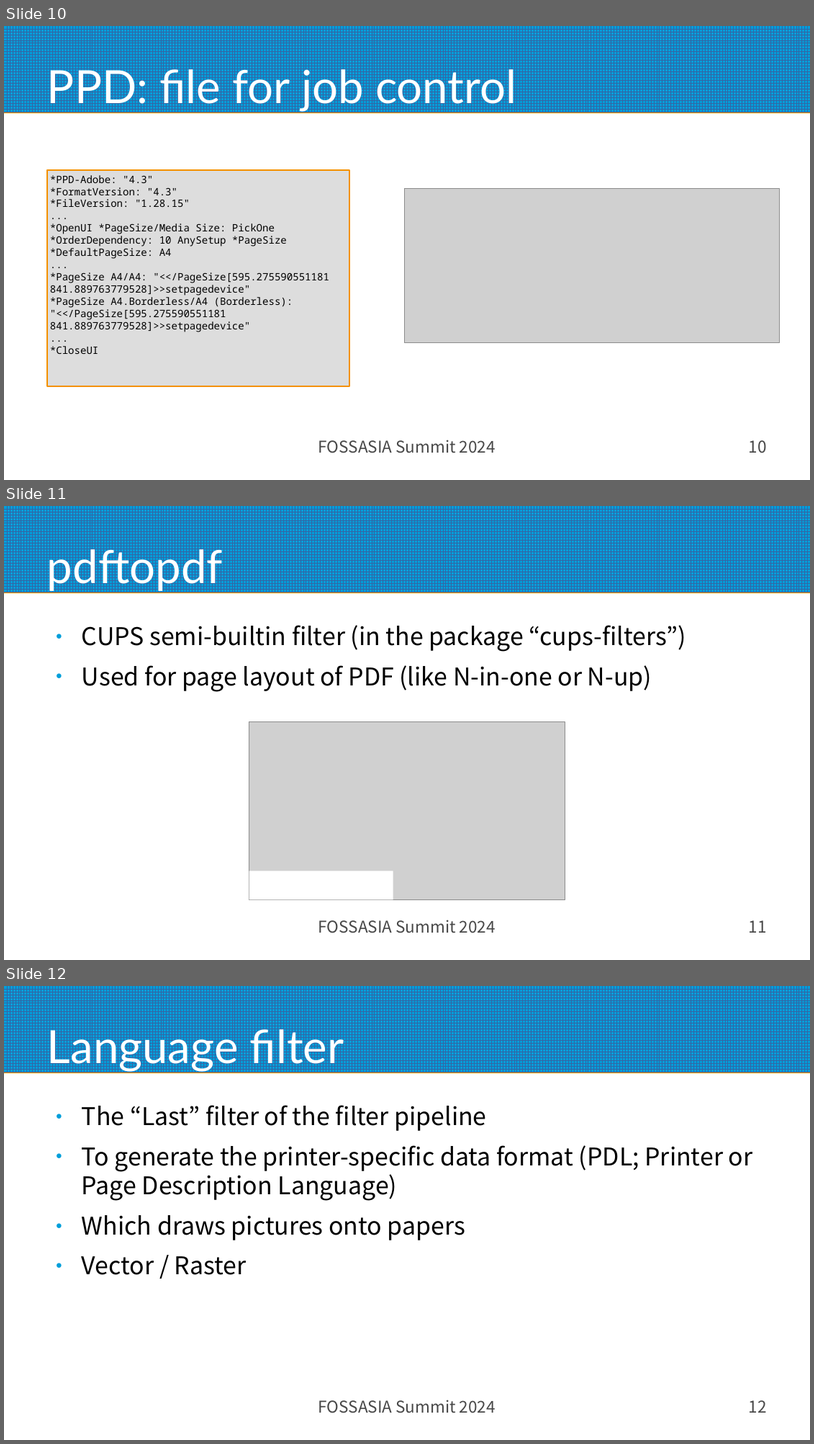
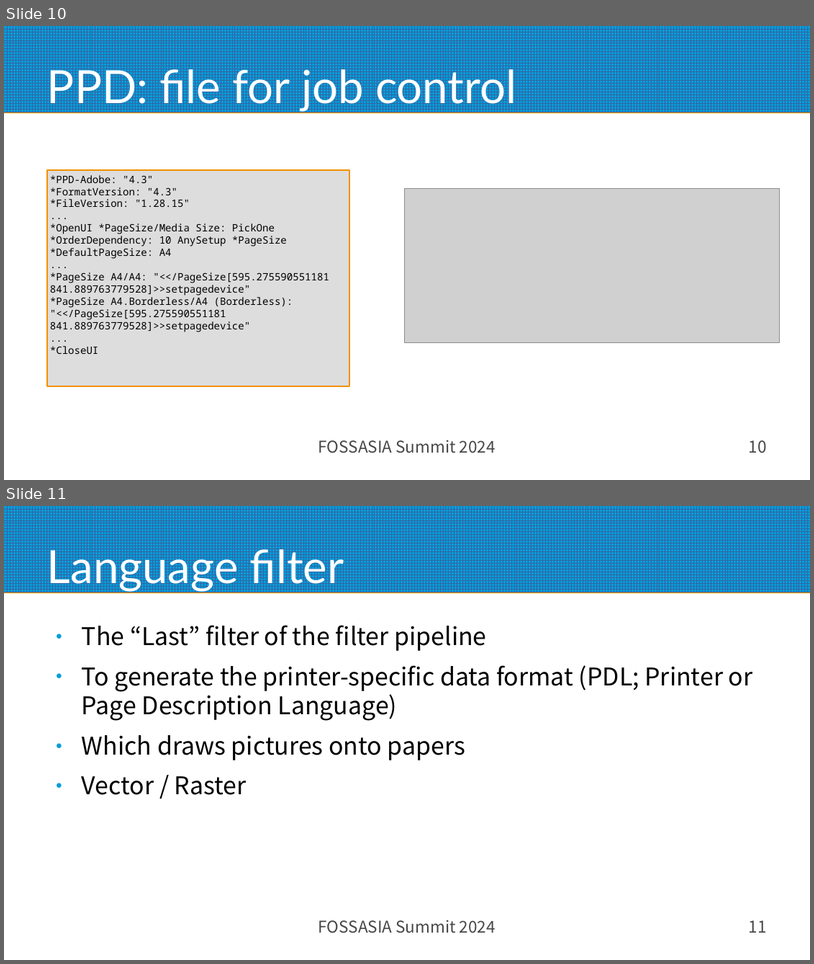
Before and after one commit to naruoga/presentations, a slide deck: FOSSASIA2024_Desktop_Printing.odp. Shown one above the other, each under a label of ours: slides 10, 11 and 12 before the commit, slides 10 and 11 after it. The pictures are 814x1444 and 814x964 pixels, drawn with LibreOffice and Linux fonts; fonts in the diff are those of the drawing; grey boxes stand for pictures. Boxes give left, top, right and bottom in pixels: in the first picture for what was removed or moved away, otherwise in the second. Text is boxed around its words. In the diff, an @@ line names an element or a change of style, - is before the commit and + after.

Commit message:
FOSSASIA2024_Desktop_Printing.odp: finalized version

```diff
--- a/FOSSASIA2024_Desktop_Printing.odp
+++ b/FOSSASIA2024_Desktop_Printing.odp
@@ slide 11 removed at (4,506,810,960), background #FFFFFF; not listed: 1 template element that a slide beside it also shows @@
@@ title removed at (47,543,223,592) @@
-pdftopdf
@@ text removed at (82,625,687,692) @@
-● CUPS semi-builtin filter (in the package “cups-filters”)
-● Used for page layout of PDF (like N-in-one or N-up)
@@ picture removed at (249,722,566,900) @@
@@ rectangle removed at (249,871,394,900) @@
@@ text removed at (319,919,496,933) @@
-FOSSASIA Summit 2024
@@ page number removed at (749,920,767,932) @@
-11
@@ what was slide 12 is now slide 11 @@
@@ page number at (749,920,767,932): text changed @@
-12
+11
```
Also in this commit, not shown: 1 slide changed, 7 other slides removed.
